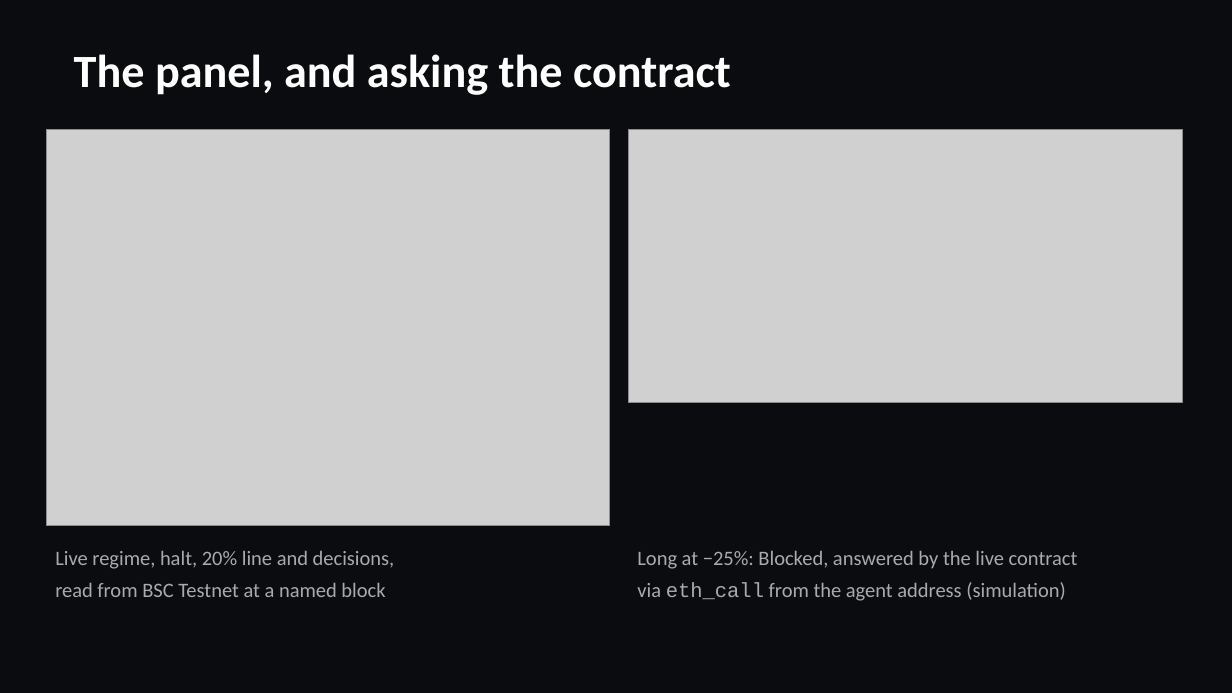
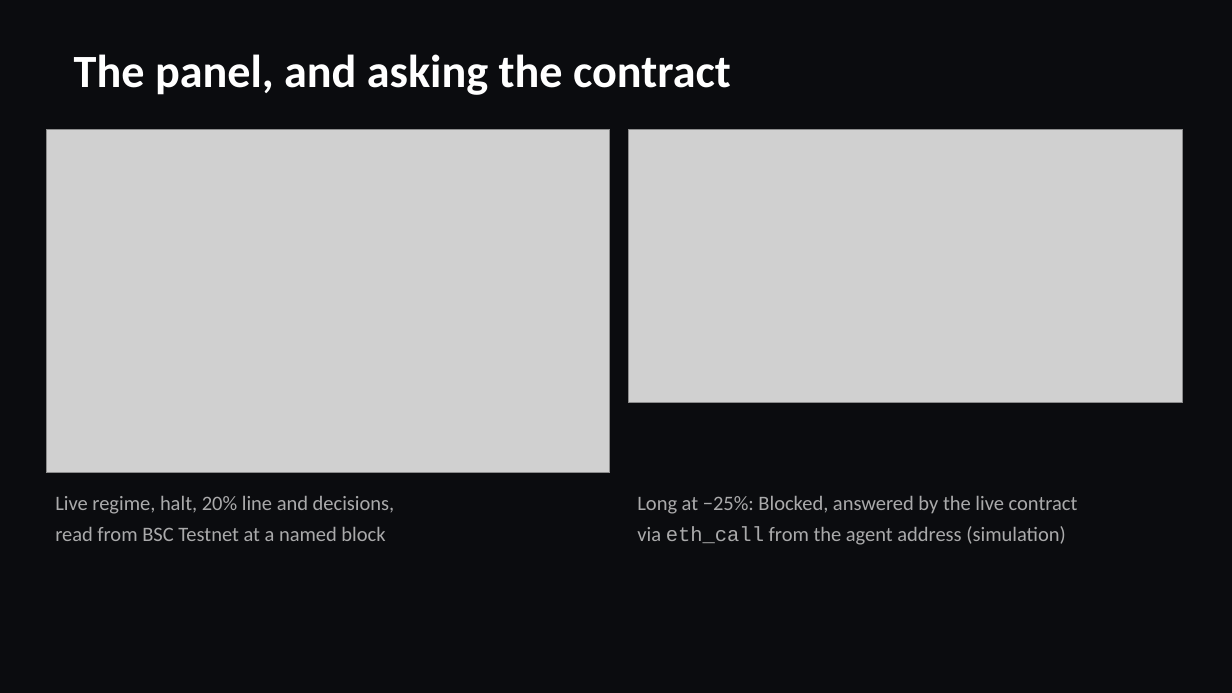
Before and after one commit to Stylenecy/seed-bnb, a slide deck: slide 5 of drift/docs/submission/DRIFT-pitch.pptx. Drawn at 1232x693 pixels with LibreOffice and Linux fonts; fonts in the diff are those of the drawing; grey boxes stand for pictures. Boxes give left, top, right and bottom in pixels: in the first picture for what was removed or moved away, otherwise in the second. Text is boxed around its words. In the diff, an @@ line names an element or a change of style, - is before the commit and + after.

```diff
--- a/drift/docs/submission/DRIFT-pitch.pptx
+++ b/drift/docs/submission/DRIFT-pitch.pptx
@@ picture: place and size @@
-picture at (46, 129, 610, 526)
+picture at (46, 129, 610, 473)
@@ text "Live regime, halt, 20% line ...": place and size @@
-text "Live regime, halt, 20% line ..." at (55, 551, 395, 597)
+text "Live regime, halt, 20% line ..." at (55, 496, 395, 541)
@@ text "Long at −25%: Blocked, answered ...": place and size @@
-text "Long at −25%: Blocked, answered ..." at (637, 551, 1078, 601)
+text "Long at −25%: Blocked, answered ..." at (637, 496, 1078, 545)
```
Also in this commit, not shown: 2 other files.
